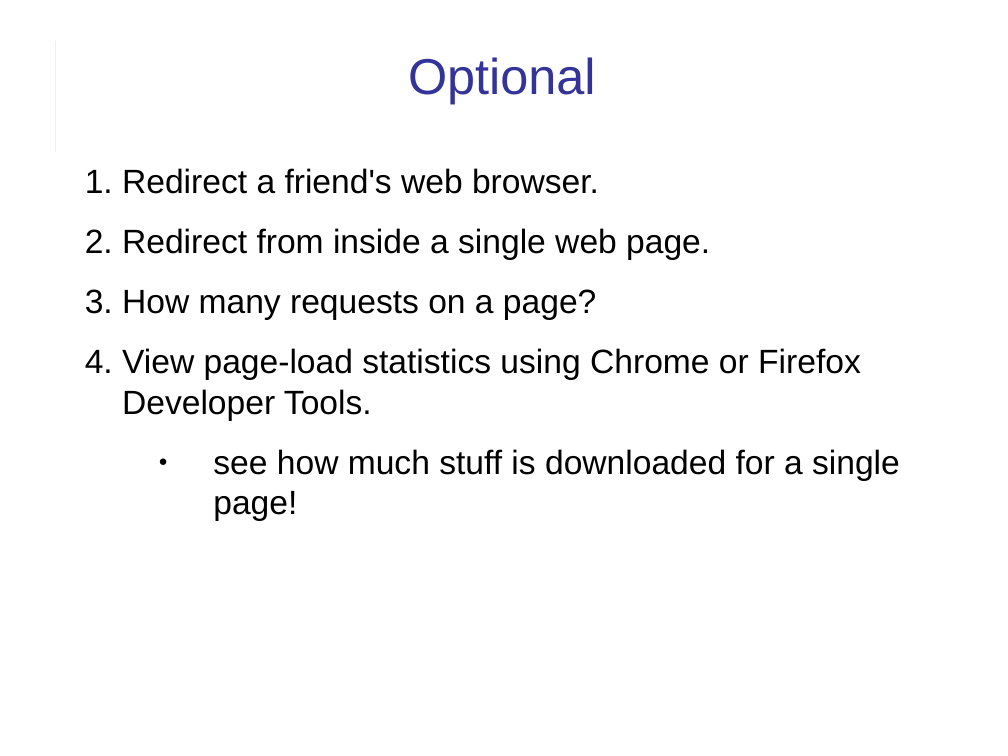
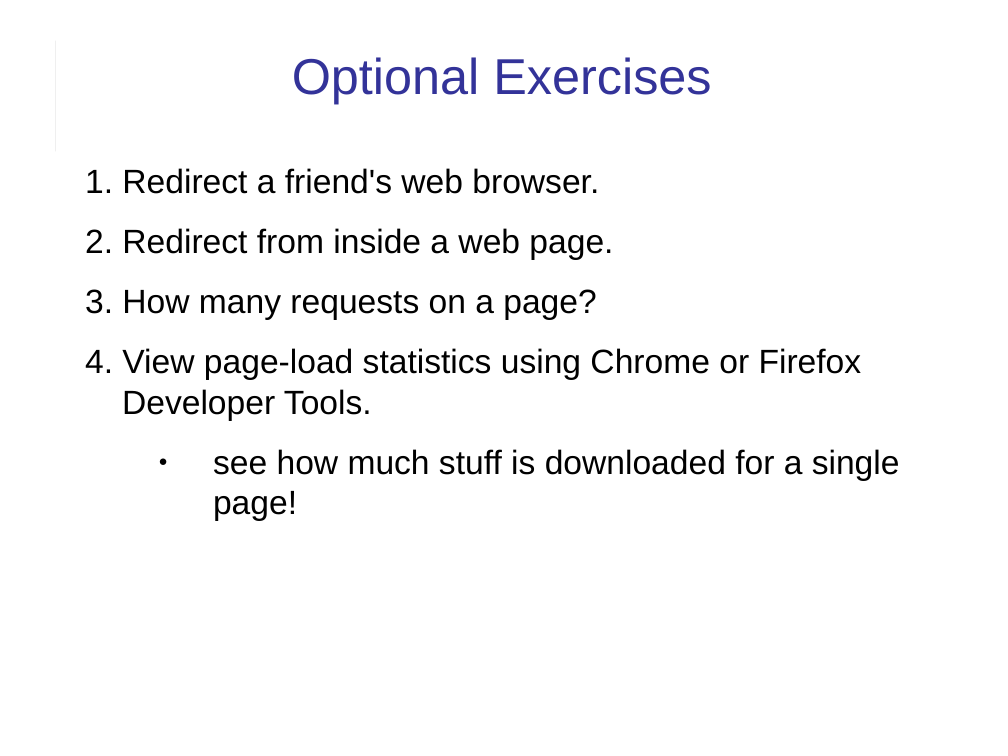
Before and after one commit to cpske/ISP, a slide deck: slide 16 of web/HTTP-in-Action.ppt. Drawn at 1008x756 pixels with LibreOffice and Linux fonts; fonts in the diff are those of the drawing. Boxes give left, top, right and bottom in pixels: in the first picture for what was removed or moved away, otherwise in the second. Text is boxed around its words. In the diff, an @@ line names an element or a change of style, - is before the commit and + after.

Commit message:
fix link in assignment, update slides on HTTP (Tired of explicitly wording assignments!)

```diff
--- a/web/HTTP-in-Action.ppt
+++ b/web/HTTP-in-Action.ppt
@@ title at [292, 57, 711, 104]: text changed @@
-Optional
+Optional Exercises
@@ text at [85, 228, 613, 260]: text changed @@
-2. Redirect from inside a single web page.
+2. Redirect from inside a web page.
```
Also in this commit, not shown: 7 other slides changed, 10 other files.
